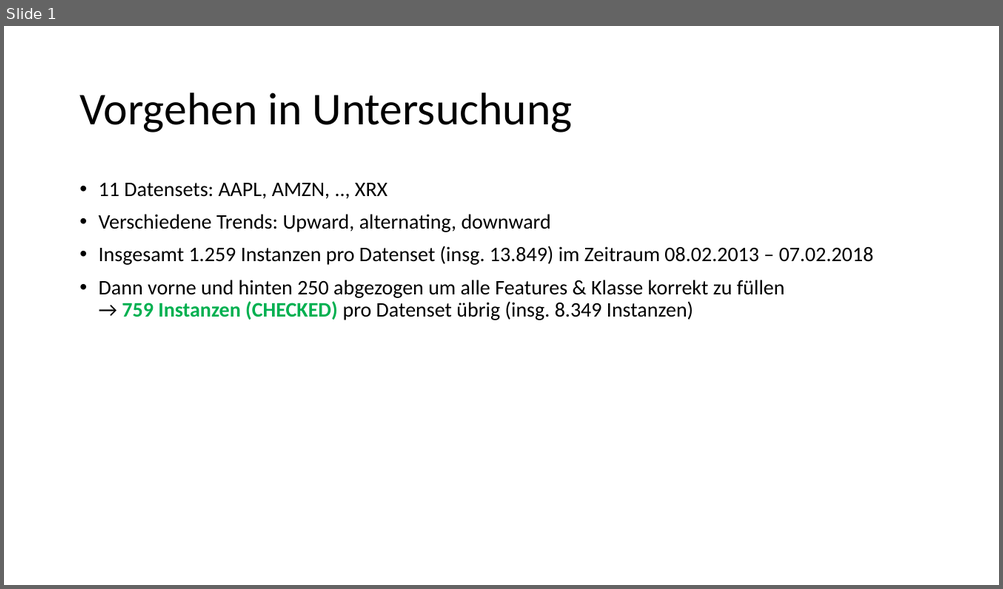
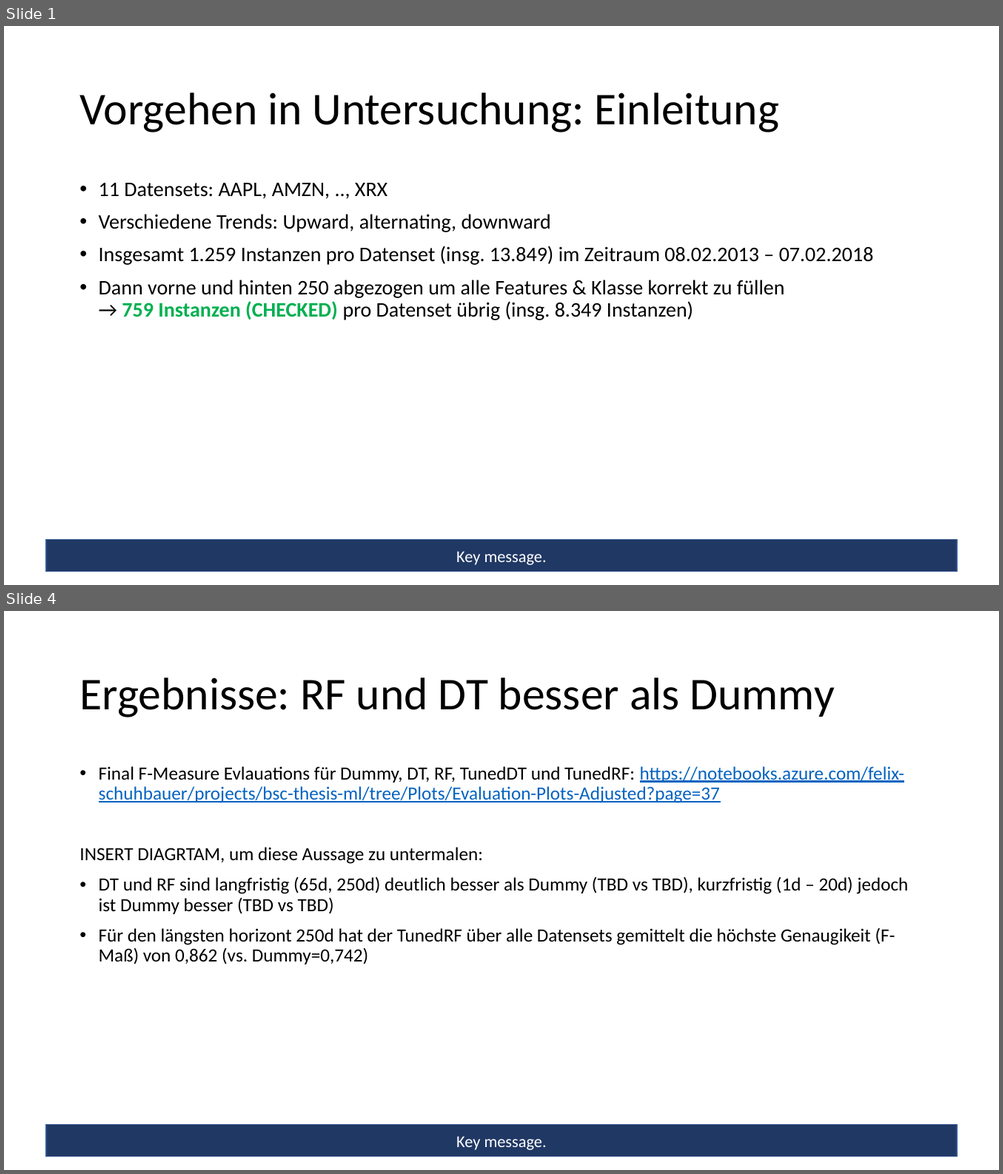
Before and after one commit to feschu/BSc-Thesis-ML, a slide deck: Notes/Dokumentation zum Vorgehen.pptx. Shown one above the other, each under a label of ours: slide 1 before the commit, slides 1 and 4 after it; the slides between them are not shown. The pictures are 1003x589 and 1003x1174 pixels, drawn with LibreOffice and Linux fonts; fonts in the diff are those of the drawing. Boxes give left, top, right and bottom in pixels: in the first picture for what was removed or moved away, otherwise in the second. Text is boxed around its words. In the diff, an @@ line names an element or a change of style, - is before the commit and + after.

Commit message:
Summarized major part of ADJ plots in presentation

```diff
--- a/Notes/Dokumentation zum Vorgehen.pptx
+++ b/Notes/Dokumentation zum Vorgehen.pptx
@@ slide 4 added at bbox=[4, 611, 999, 1170], background #FFFFFF @@
@@ title added at bbox=[79, 678, 834, 718], 44 pt, text #000000 @@
+Ergebnisse: RF und DT besser als Dummy
@@ text added at bbox=[79, 766, 908, 965], 18 pt, text #000000 @@
+• Final F-Measure Evlauations für Dummy, DT, RF, TunedDT und TunedRF: https://notebooks.azure.com/felix-schuhbauer/projects/bsc-thesis-ml/tree/Plots/Evaluation-Plots-Adjusted?page=37
+INSERT DIAGRTAM, um diese Aussage zu untermalen:
+• DT und RF sind langfristig (65d, 250d) deutlich besser als Dummy (TBD vs TBD), kurzfristig (1d – 20d) jedoch ist Dummy besser (TBD vs TBD)
+• Für den längsten horizont 250d hat der TunedRF über alle Datensets gemittelt die höchste Genaugikeit (F-Maß) von 0,862 (vs. Dummy=0,742)
@@ rectangle added at bbox=[45, 1125, 956, 1157], fill #203864, outline #325491 1 pt, 16 pt, text #FFFFFF @@
+Key message.
@@ slide 1 changed as well @@
@@ title at bbox=[79, 93, 780, 133]: text changed @@
-Vorgehen in Untersuchung
+Vorgehen in Untersuchung: Einleitung
@@ rectangle added at bbox=[45, 540, 956, 572], fill #203864, outline #325491 1 pt, 16 pt, text #FFFFFF @@
+Key message.
```
Also in this commit, not shown: 14 other slides added, 2 slides removed, 2 other files.
